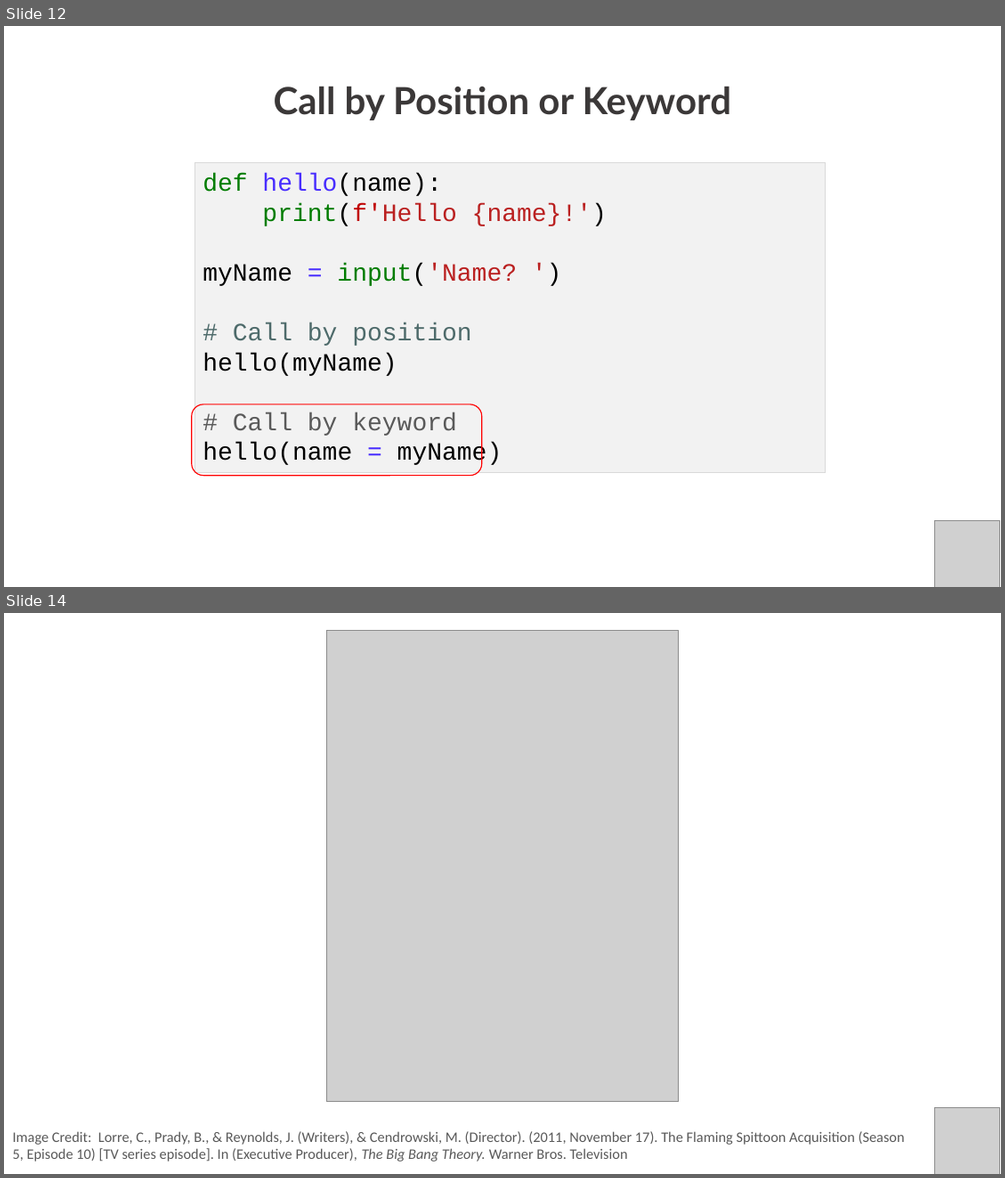
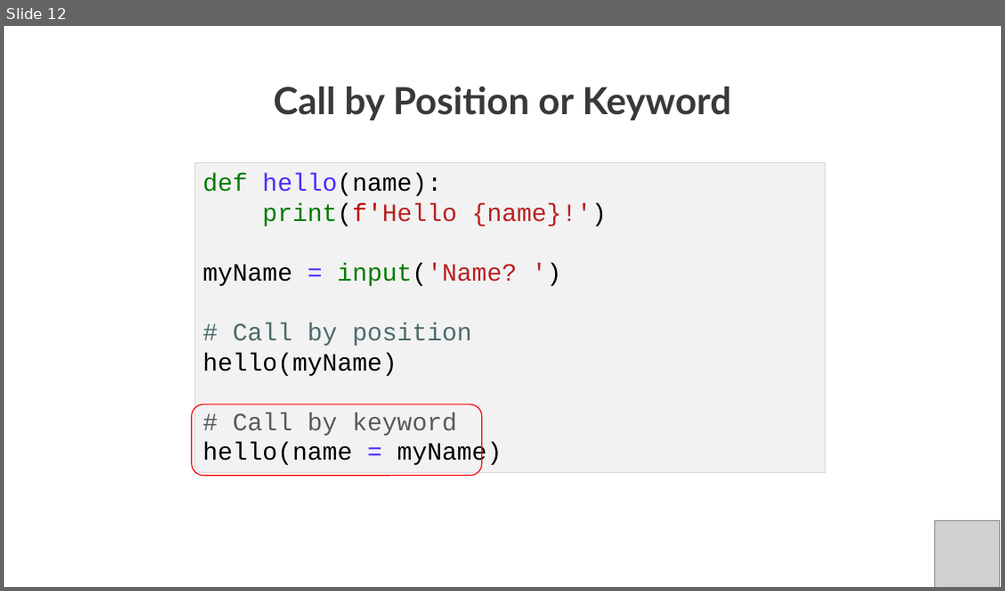
Before and after one commit to PracticumAI/python-for-ai, a slide deck: presentations/03_functions.pptx. Shown one above the other, each under a label of ours: slides 12 and 14 before the commit, slide 12 after it; the slides between them are not shown. The pictures are 1005x1178 and 1005x591 pixels, drawn with LibreOffice and Linux fonts; fonts in the diff are those of the drawing; grey boxes stand for pictures. Boxes give left, top, right and bottom in pixels: in the first picture for what was removed or moved away, otherwise in the second. Text is boxed around its words. In the diff, an @@ line names an element or a change of style, - is before the commit and + after.

```diff
--- a/presentations/03_functions.pptx
+++ b/presentations/03_functions.pptx
@@ slide 14 removed at <box>4,613,1001,1174</box>, background #FFFFFF @@
@@ title removed at <box>73,613,933,616</box> @@
-Python Functions are like Contracts
@@ picture removed at <box>326,631,679,1102</box> @@
@@ picture removed at <box>934,1107,1000,1174</box> @@
@@ text removed at <box>13,1131,905,1161</box> @@
-Image Credit: Lorre, C., Prady, B., & Reynolds, J. (Writers), & Cendrowski, M. (Director). (2011, November 17). The Flaming Spittoon Acquisition (Season 5, Episode 10) [TV series episode]. In (Executive Producer), The Big Bang Theory. Warner Bros. Television
```
Also in this commit, not shown: 1 slide changed, 5 other slides removed, 6 other files.
